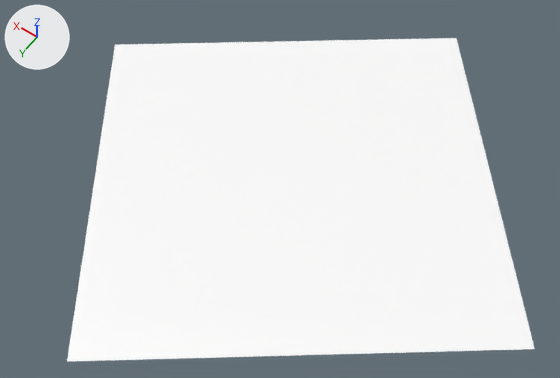
What one commit did to the Blender file digitalFurniture/chairGenerator001.blend.
Camera for both pictures: a 50 mm lens placed at (-6.43, 9.52, 14.09), pointed at (0.06, 0.44, -0.17). The lights are fixed; the arrows at upper left show +X, +Y and +Z. The picture after the commit comes second.

The older version as bpy lines, for what is in view:
```python
me_plane = bpy.data.meshes.new('Plane')
me_plane.from_pydata([(-1.0, -1.0, 0.0), (1.0, -1.0, 0.0), (-1.0, 1.0, 0.0), (1.0, 1.0, 0.0)], [], [(0, 1, 3, 2)])
me_plane.materials.append(mat_material_001)  # white #ffffff
ob_plane = bpy.data.objects.new('Plane', me_plane)
ob_plane.location = (0.0, 0.0, -0.01)
ob_plane.rotation_euler = (0.0, 0.0, 0.649)  # degrees (0, 0, 37)
ob_plane.scale = (4.62, 4.62, 4.62)
```
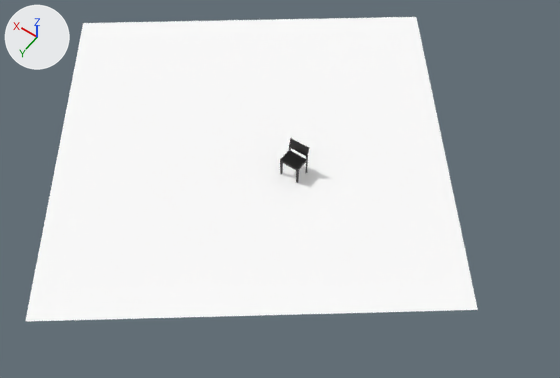
What changed in the scene script:
```text
Add mat_generated_chair_material:
    mat_generated_chair_material = principled_material('generated chair material')
    mat_generated_chair_material.base_color = (0.0, 0.0, 0.0)  # black #000000
    mat_generated_chair_material.roughness = 0.291
    mat_generated_chair_material.specular_ior_level = 0.412
Add me_genback_001:
    me_genback_001.from_pydata([(-0.225, -0.187, 0.617), (-0.225, -0.25, 0.85), (-0.225, -0.175, 0.617), (-0.225, -0.238, 0.85), (0.225, -0.187, 0.617), (0.225, -0.25, 0.85), (0.225, -0.175, 0.617), (0.225, -0.238, 0.85)], [], [(0, 1, 3, 2), (2, 3, 7, 6), (6, 7, 5, 4), (4, 5, 1, 0), (2, 6, 4, 0), (7, 3, 1, 5)])
    me_genback_001.materials.append(mat_generated_chair_material)  # black #000000
Add me_genlegb_001:
    me_genlegb_001.from_pydata(...)  # 32 vertices, 28 faces; spans x -0.25..0.25, y -0.271..-0.175, z 0.0..0.85
    me_genlegb_001.materials.append(mat_generated_chair_material)  # black #000000
Add me_genlegf_001:
    me_genlegf_001.from_pydata(...)  # 16 vertices, 12 faces; spans x -0.25..0.25, y 0.125..0.175, z 0.0..0.488
    me_genlegf_001.materials.append(mat_generated_chair_material)  # black #000000
Add me_genseat_001:
    me_genseat_001.from_pydata(...)  # a box spanning x -0.25..0.25, y -0.175..0.175, z 0.488..0.5
    me_genseat_001.materials.append(mat_generated_chair_material)  # black #000000
Change ob_plane:
    ob_plane.location: (0.0, 0.0, -0.01) -> (1.32, -0.14, 0.0)
Add ob_genback_001:
    ob_genback_001 = bpy.data.objects.new('genBack.001', me_genback_001)
    ob_genback_001.location = (0.0, 0.0, 0.0)
Add ob_genlegb_001:
    ob_genlegb_001 = bpy.data.objects.new('genLegB.001', me_genlegb_001)
    ob_genlegb_001.location = (0.0, 0.0, 0.0)
Add ob_genlegf_001:
    ob_genlegf_001 = bpy.data.objects.new('genLegF.001', me_genlegf_001)
    ob_genlegf_001.location = (0.0, 0.0, 0.0)
Add ob_genseat_001:
    ob_genseat_001 = bpy.data.objects.new('genSeat.001', me_genseat_001)
    ob_genseat_001.location = (0.0, 0.0, 0.0)
```

Boxes [x1, y1, x2, y2] around the edits, measured in the pictures (560 x 378 px):
'Plane', moved: before [67, 38, 535, 362]; after [25, 17, 478, 321]
'genSeat.001', added: after [280, 151, 306, 170]
'genBack.001', added: after [290, 139, 308, 156]
'genLegF.001', added: after [280, 160, 299, 183]
'genLegB.001', added: after [289, 138, 309, 173]
